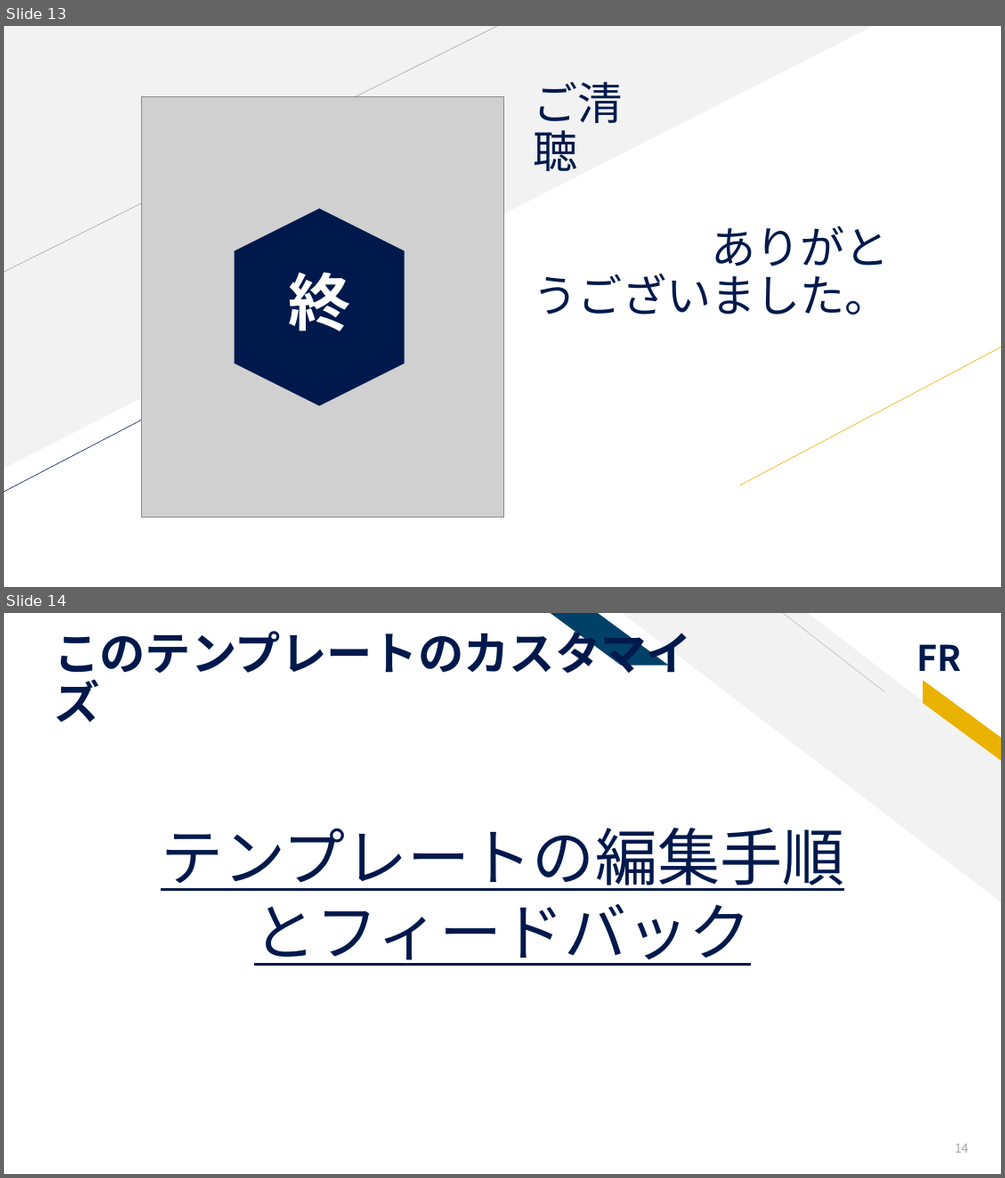
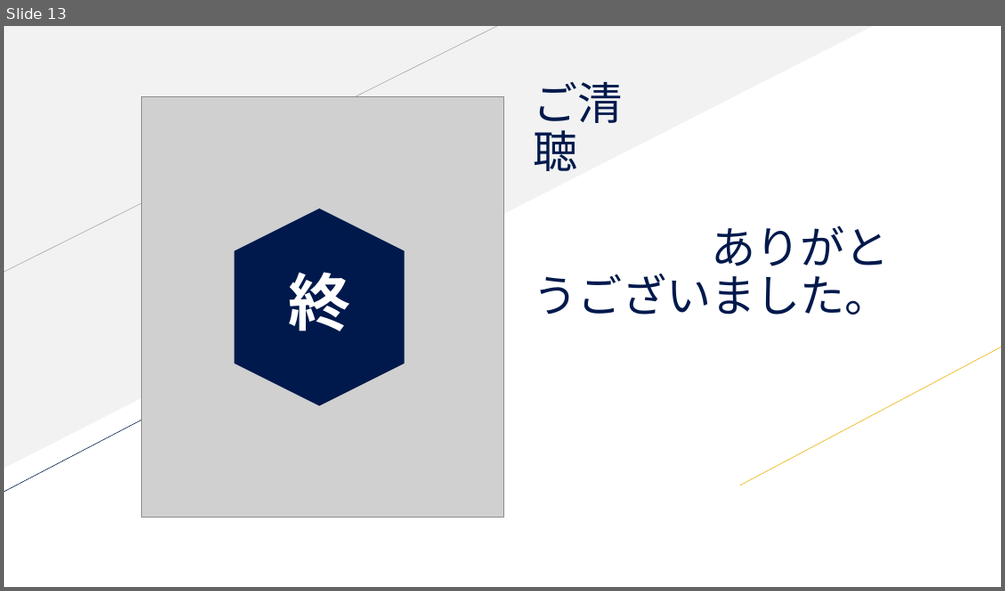
Before and after one commit to tsyu12345/NU-GraduateReport, a slide deck: 卒業研究最終発表.pptx. Shown one above the other, each under a label of ours: slides 13 and 14 before the commit, slide 13 after it. The pictures are 1005x1178 and 1005x591 pixels, drawn with LibreOffice and Linux fonts; fonts in the diff are those of the drawing; grey boxes stand for pictures. Boxes give left, top, right and bottom in pixels: in the first picture for what was removed or moved away, otherwise in the second. Text is boxed around its words. In the diff, an @@ line names an element or a change of style, - is before the commit and + after.

```diff
--- a/卒業研究最終発表.pptx
+++ b/卒業研究最終発表.pptx
@@ slide 14 removed at (4, 613, 1001, 1174), background #FFFFFF @@
@@ title removed at (54, 624, 692, 722) @@
-このテンプレートのカスタマイズ
@@ parallelogram removed at (550, 613, 669, 666) @@
@@ diag stripe removed at (623, 613, 1001, 902) @@
@@ line removed from (885, 691) to (783, 613) @@
@@ text removed at (916, 644, 961, 671) @@
-FR
@@ parallelogram removed at (912, 680, 1001, 761) @@
@@ text removed at (161, 827, 844, 965) @@
-テンプレートの編集手順とフィードバック
@@ page number removed at (955, 1143, 969, 1152) @@
-14
```
Also in this commit, not shown: 4 slides changed, 19 other files.
